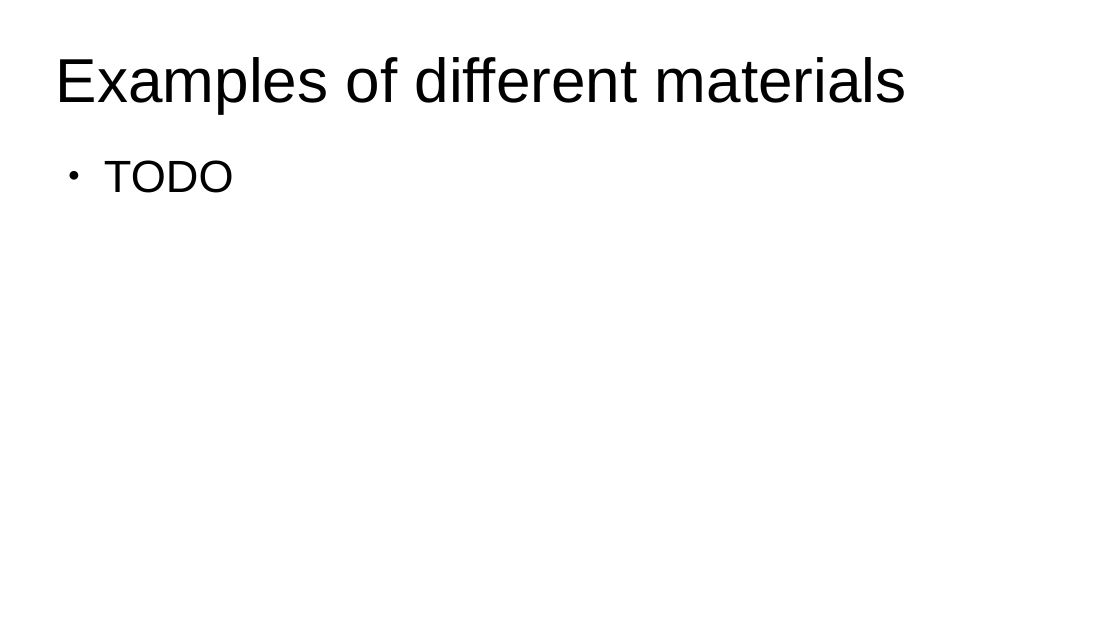
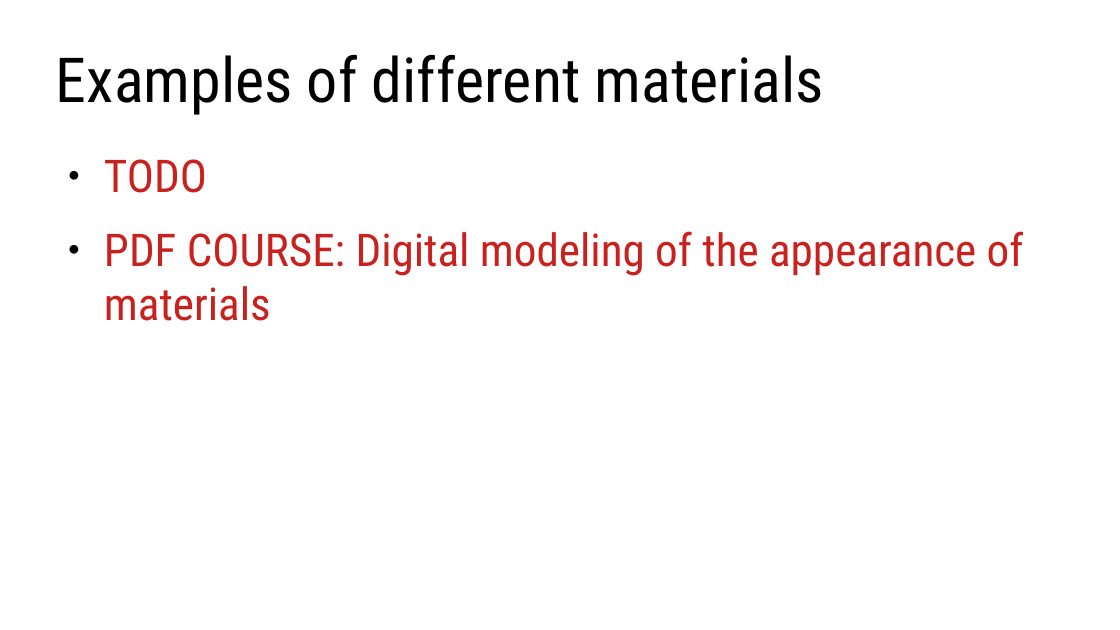
Before and after one commit to lorentzo/IntroductionToComputerGraphics, a slide deck: slide 6 of lectures/3_foundations_3d_scene/3_2_2_3D_models_material.odp (slide 5 before the commit). Drawn at 1120x630 pixels with LibreOffice and Linux fonts; fonts in the diff are those of the drawing. Boxes give left, top, right and bottom in pixels: in the first picture for what was removed or moved away, otherwise in the second. Text is boxed around its words. In the diff, an @@ line names an element or a change of style, - is before the commit and + after.

Commit message:
material

```diff
--- a/lectures/3_foundations_3d_scene/3_2_2_3D_models_material.odp
+++ b/lectures/3_foundations_3d_scene/3_2_2_3D_models_material.odp
@@ title "Examples of different materials" at [56, 55, 824, 115]: font Arial to Roboto Condensed @@
@@ text at [104, 159, 207, 193]: font Arial to Roboto Condensed, text colour #000000 to #C9211E in "TODO" @@
@@ text at [104, 231, 1024, 321]: paragraph added @@
+● PDF COURSE: Digital modeling of the appearance of materials
```
Also in this commit, not shown: 8 other slides changed, 20 slides added, 1 slide removed, 1 other file.
